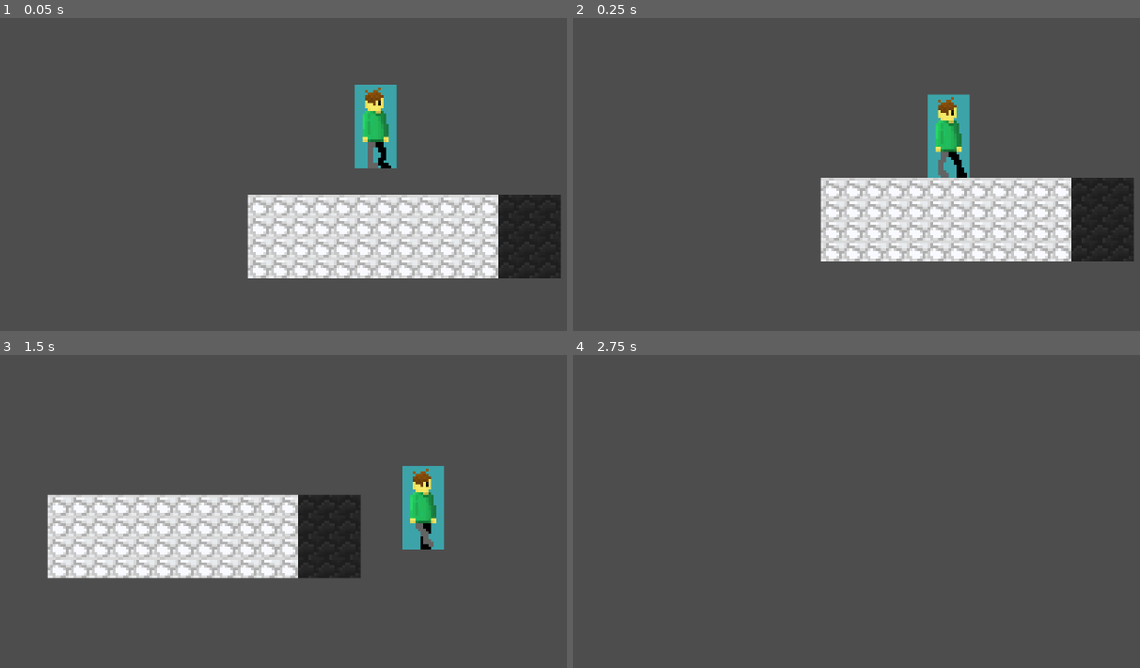
Above: before the commit, frames 1-4 (two rows, left to right).
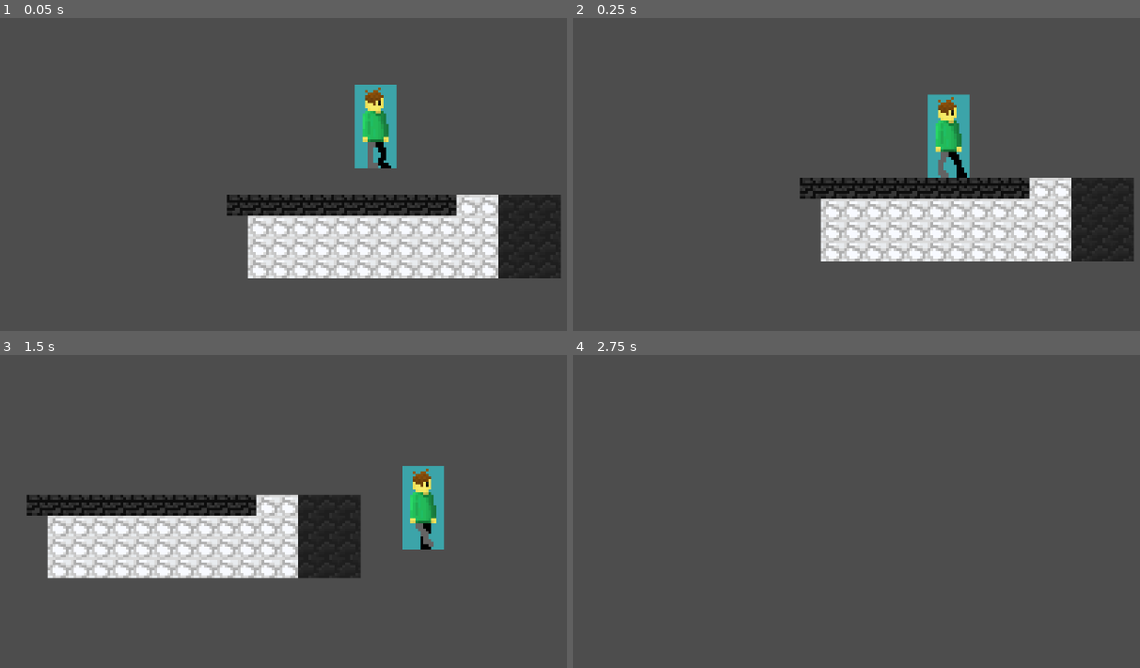
Above: after the commit, the same moments.

Repository: waterslinky/Game2
Game: Godot game, scene res://scenes/main.tscn
Same seed, same stepped clock (60 frames per second), same inputs: the game is played once before the commit and once after it.
Inputs:
- Up to frame 1 (0.05 s): no input
- Up to frame 2 (0.25 s): no input
- Up to frame 3 (1.5 s): tap Enter (ui_accept) at 0.5, 0.77 s; hold Right (ui_right) from 0.53 s (still down)
- Up to frame 4 (2.75 s): tap Enter (ui_accept) at 1.52 s; release Right (ui_right) at 2.03 s; hold Left (ui_left) from 2.03 s (still down)

The runs differ from the first frame. In frame 1, 2.7% of the frame differs, in the area x 39-81%, y 56-64%; in frame 2, 2.7%; in frame 3, 2.7%; in frame 4, nothing differs.

Commit message:
uuuhhhhh

Diff:
--- a/scenes/main.tscn
+++ b/scenes/main.tscn
@@ -97,4 +97,4 @@
 position = Vector2(565, 492)
 tile_set = SubResource("TileSet_k3mge")
 format = 2
-layer_0/tile_data = PackedInt32Array(65533, 0, 1, 65534, 0,  …(179 unchanged characters)… , 1, 5, 0, 1, -65531, 0, 1, -131069, 0, 1, -131070, 0, 1, -131071, 0, 1, -131072, 0, 1, -65537, 0, 1, -65538, 0, 1, -65539, 0, 1, -65540, 0, 1, -65541, 0, 1, -5, 0, 1, 65531, 0, 1, 131067, 0, 1, 131068, 0, 1, 131069, 0, 1, 131070, 0, 1, 131071, 0, 1, 65536, 0, 1, 65537, 0, 1, 65538, 0, 1, 65539, 0, 1, 65540, 0, 1, 65541, 0, 1, 65542, 0, 1, 6, 0, 1, -65530, 0, 1, -131066, 0, 1, -131067, 0, 1, -131068, 0, 1, -131065, 196608, 1, -65529, 196608, 1, 7, 196608, 1, 8, 196608, 1, 65544, 196608, 1, -65528, 196608, 1, -131064, 196608, 1, 65543, 196608, 1, 9, 196608, 1, -65527, 196608, 1, -131063, 196608, 1, 65545, 196608, 1)
+layer_0/tile_data = PackedInt32Array(65533, 0, 1, 65534, 0,  …(179 unchanged characters)… , 1, 5, 0, 1, -65531, 0, 1, -131069, 0, 0, -131070, 0, 0, -131071, 0, 0, -131072, 0, 0, -65537, 0, 0, -65538, 0, 0, -65539, 0, 0, -65540, 0, 0, -65541, 0, 0, -5, 0, 1, 65531, 0, 1, 131067, 0, 1, 131068, 0, 1, 131069, 0, 1, 131070, 0, 1, 131071, 0, 1, 65536, 0, 1, 65537, 0, 1, 65538, 0, 1, 65539, 0, 1, 65540, 0, 1, 65541, 0, 1, 65542, 0, 1, 6, 0, 1, -65530, 0, 1, -131066, 0, 1, -131067, 0, 1, -131068, 0, 0, -131065, 196608, 1, -65529, 196608, 1, 7, 196608, 1, 8, 196608, 1, 65544, 196608, 1, -65528, 196608, 1, -131064, 196608, 1, 65543, 196608, 1, 9, 196608, 1, -65527, 196608, 1, -131063, 196608, 1, 65545, 196608, 1, -65542, 0, 0)
